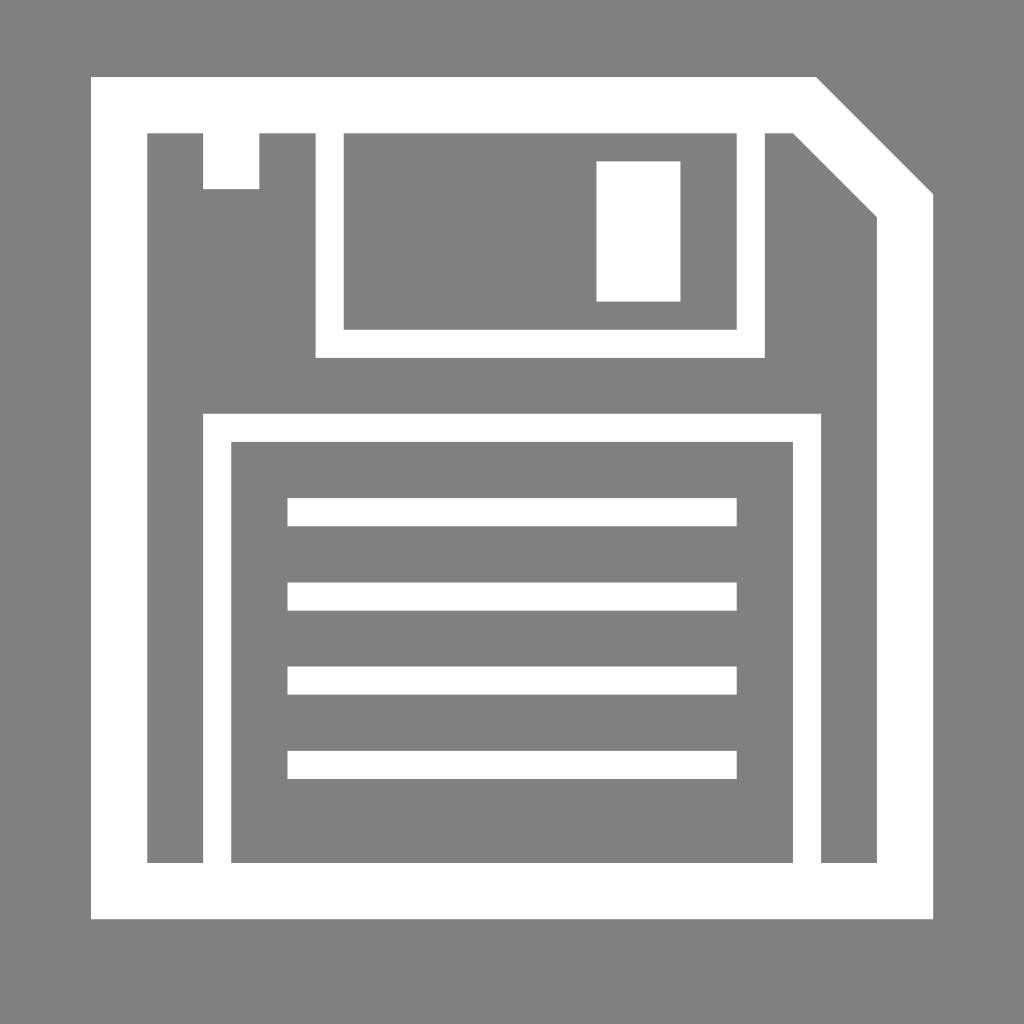
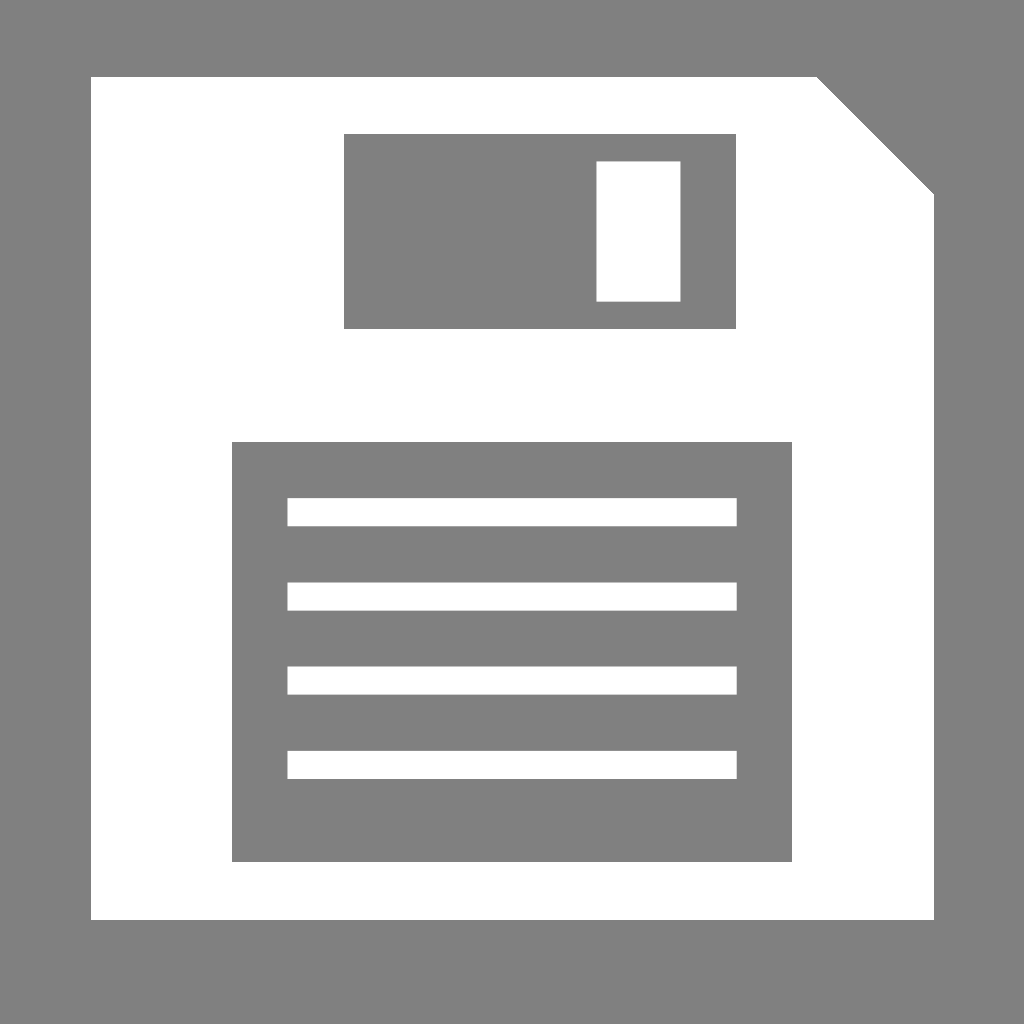
The second 1024px x 1024px image is a revision of the first. Changes to its layers:
painted on "💾" over [91, 77, 934, 920]
